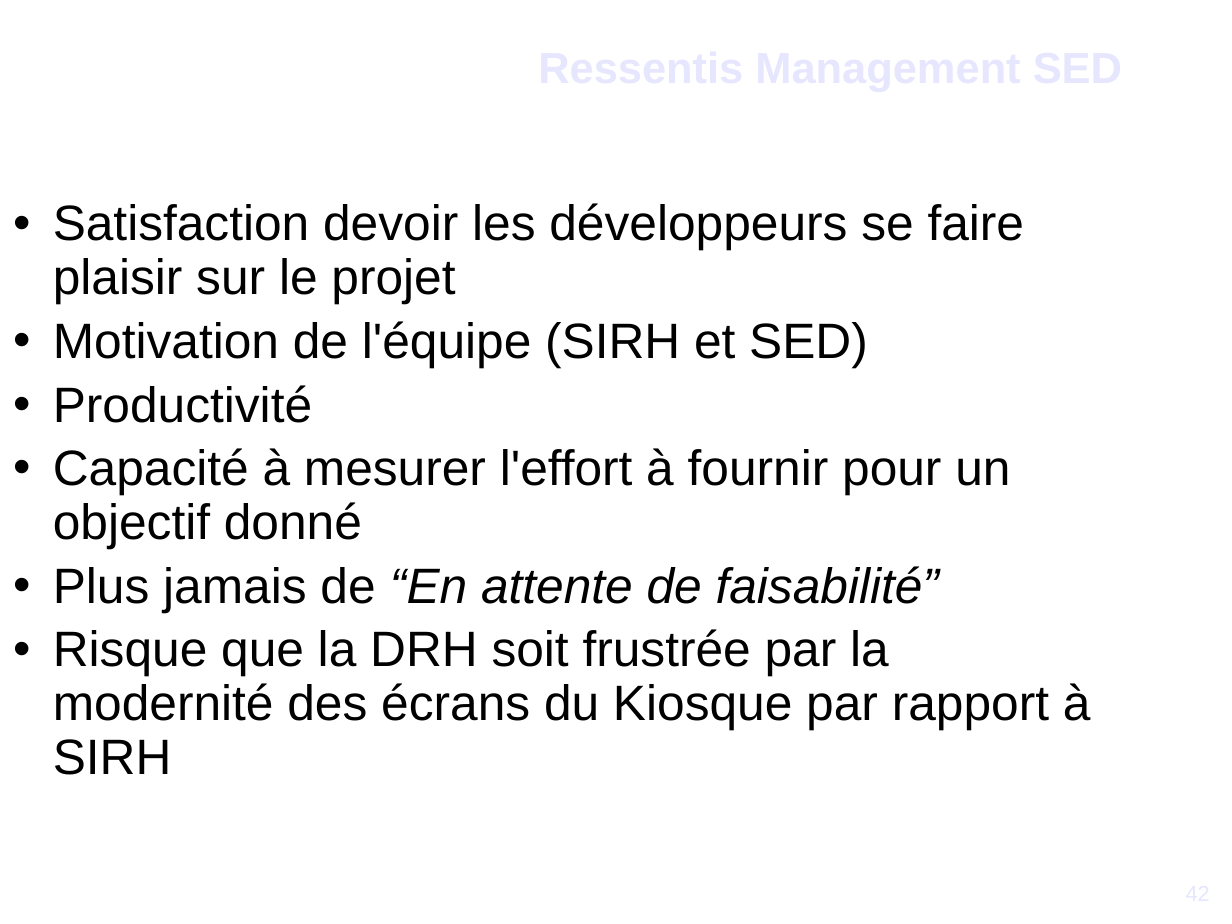
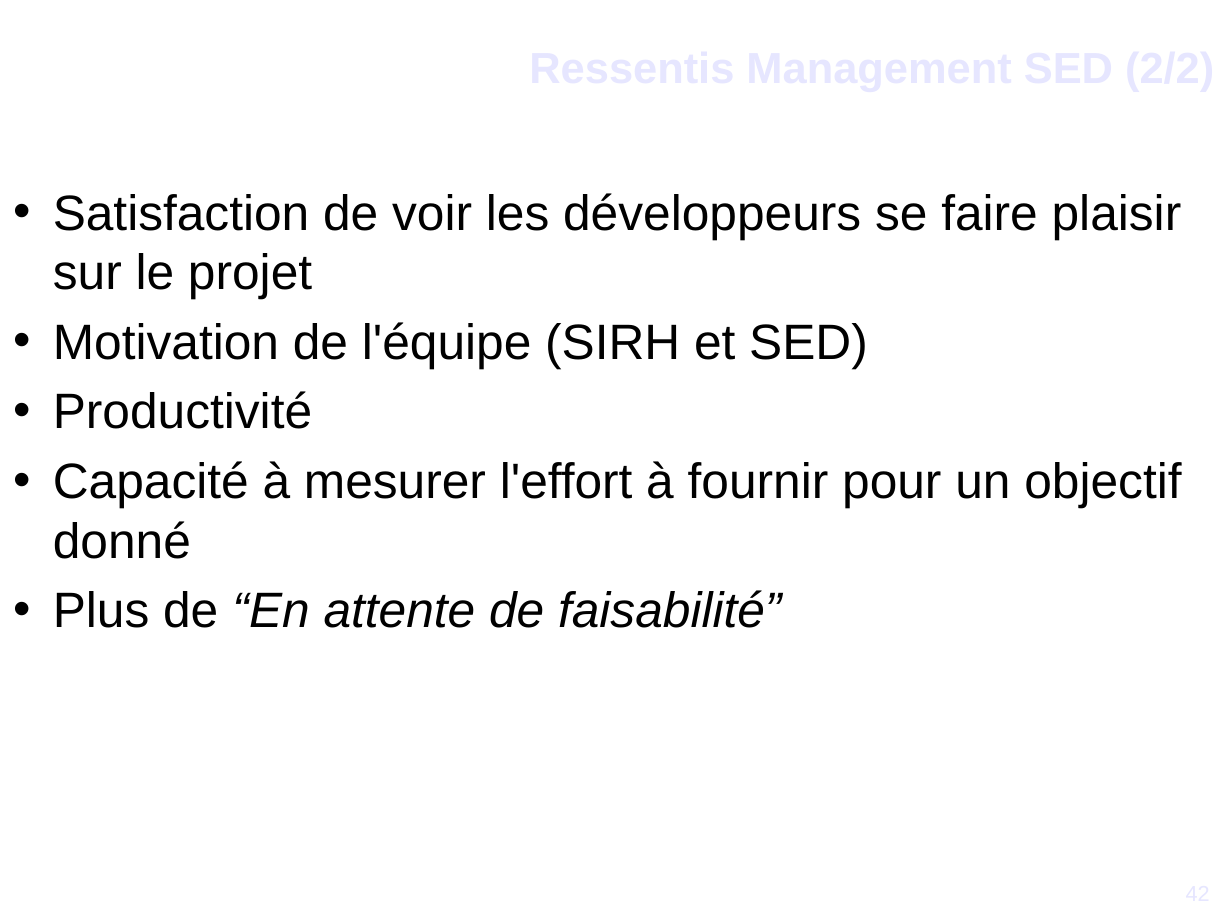
Before and after one commit to DSI-Ville-Noumea/sirh-kiosque-j2ee-old, a slide deck: slide 42 of src/site/resources/Vers_un_Kiosque_RH_J2EE.odp. Drawn at 1232x924 pixels with LibreOffice and Linux fonts; fonts in the diff are those of the drawing; background and template pictures are left out. Boxes give left, top, right and bottom in pixels: in the first picture for what was removed or moved away, otherwise in the second. Text is boxed around its words. In the diff, an @@ line names an element or a change of style, - is before the commit and + after.

```diff
--- a/src/site/resources/Vers_un_Kiosque_RH_J2EE.odp
+++ b/src/site/resources/Vers_un_Kiosque_RH_J2EE.odp
@@ title at bbox=[114, 40, 1214, 93]: text changed @@
-Ressentis Management SED
+Ressentis Management SED (2/2)
@@ text "Satisfaction de voir les développeurs ...": place and size @@
-text "Satisfaction de voir les développeurs ..." at bbox=[53, 203, 1091, 775]
+text "Satisfaction de voir les développeurs ..." at bbox=[53, 193, 1182, 628]
@@ text at bbox=[53, 193, 1182, 299]: text changed @@
-• Satisfaction devoir les développeurs se faire plaisir sur le projet
+• Satisfaction de voir les développeurs se faire plaisir sur le projet
@@ text at bbox=[53, 322, 1181, 559]: line spacing 0.9 to 1 @@
@@ text at bbox=[53, 590, 781, 628]: text changed; italic on @@
-• Plus jamais de “En attente de faisabilité”
-• Risque que la DRH soit frustrée par la modernité des écrans du Kiosque par rapport à SIRH
+• Plus de “En attente de faisabilité”
```
Also in this commit, not shown: 10 other slides changed.
